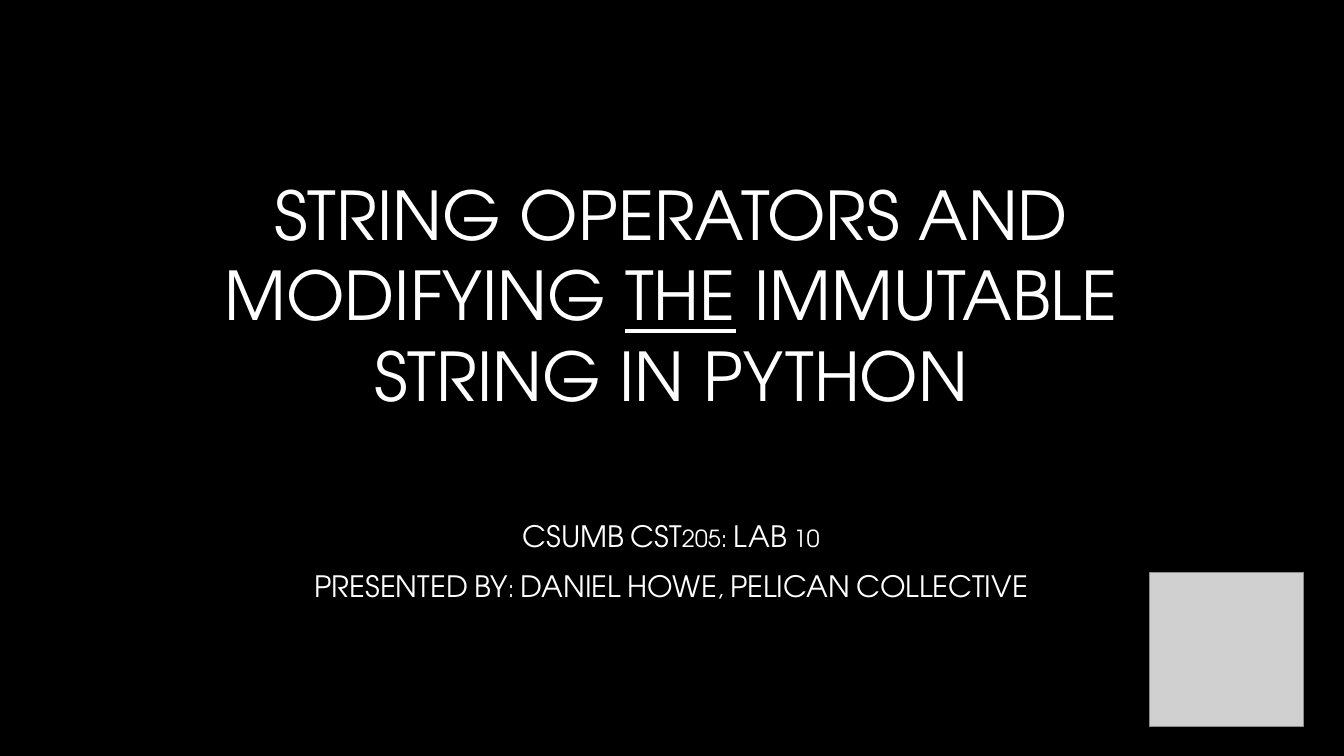
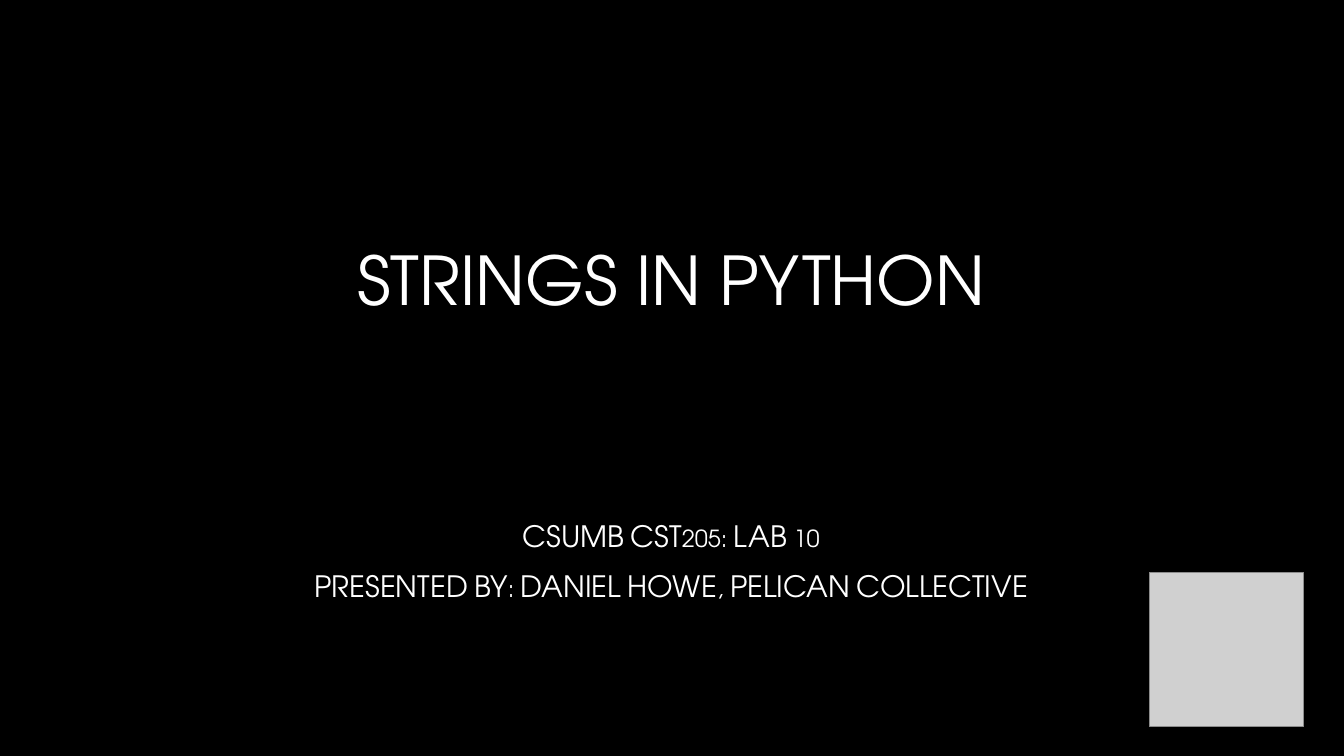
Before and after one commit to CSUMBPelicanCollective/CST205, a slide deck: slide 1 of howe_d_labs/lab10/lab10-presentation_howe_d.pptx. Drawn at 1344x756 pixels with LibreOffice and Linux fonts; fonts in the diff are those of the drawing; grey boxes stand for pictures; background and template pictures are left out. Boxes give left, top, right and bottom in pixels: in the first picture for what was removed or moved away, otherwise in the second. Text is boxed around its words. In the diff, an @@ line names an element or a change of style, - is before the commit and + after.

```diff
--- a/howe_d_labs/lab10/lab10-presentation_howe_d.pptx
+++ b/howe_d_labs/lab10/lab10-presentation_howe_d.pptx
@@ title at bbox=[357, 254, 985, 306]: text changed @@
-STRING OPERATORS AND MODIFYING THE IMMUTABLE STRING IN PYTHON
+STRINGS IN PYTHON
```
Also in this commit, not shown: 8 other slides changed, 5 slides added, 4 slides removed, 2 other files.
